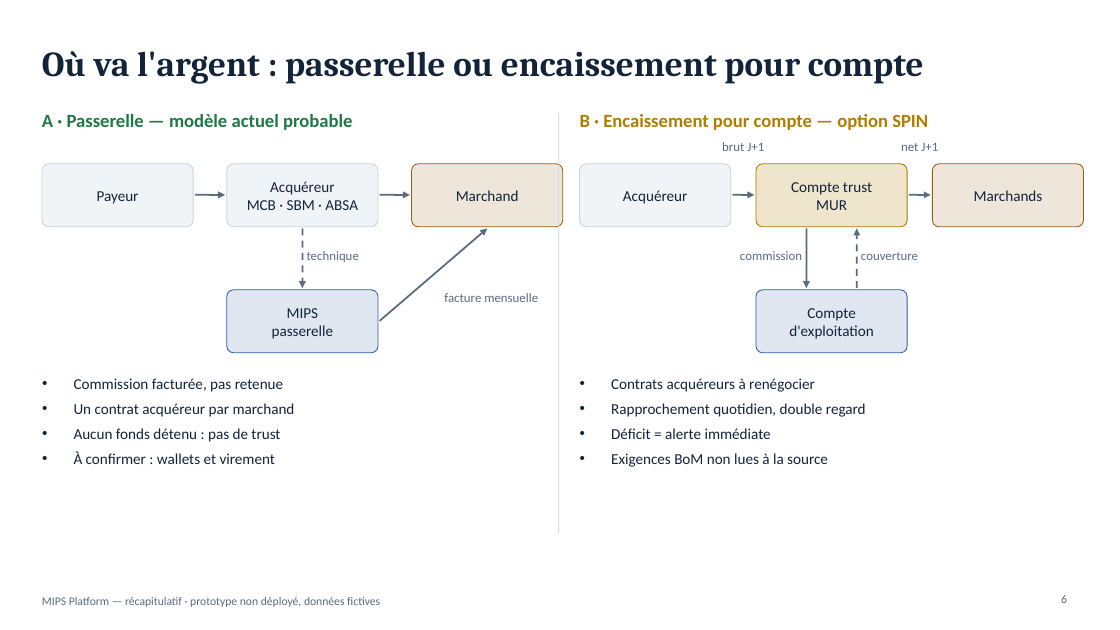
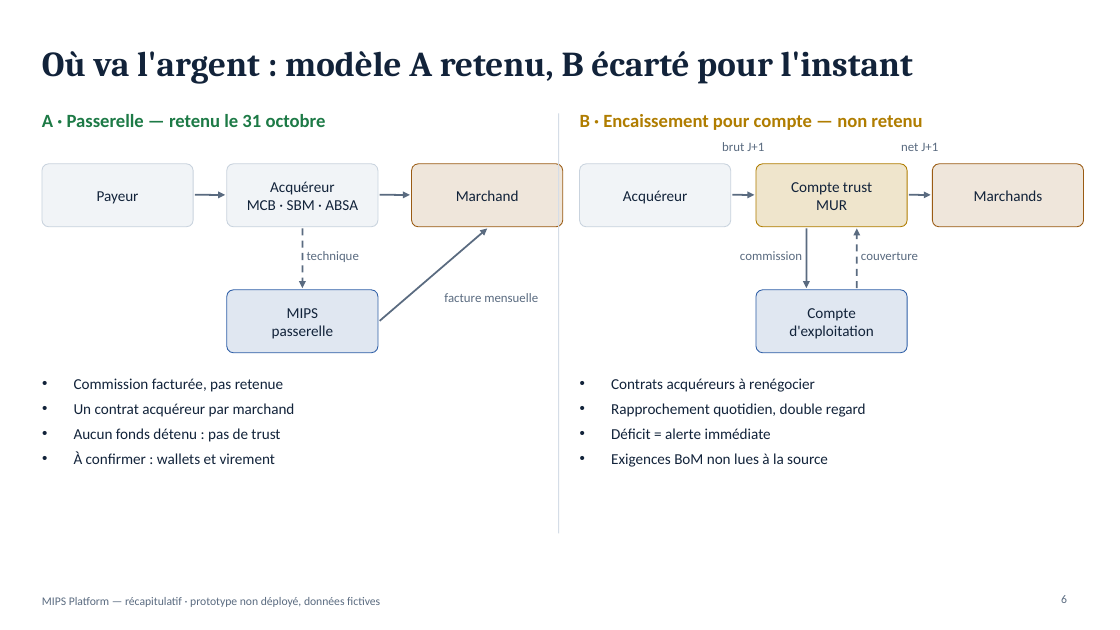
Before and after one commit to fmassonmips/mips-platform, a slide deck: slide 6 of outputs/recap/MIPS-recapitulatif.pptx. Drawn at 1120x630 pixels with LibreOffice and Linux fonts; fonts in the diff are those of the drawing. Boxes give left, top, right and bottom in pixels: in the first picture for what was removed or moved away, otherwise in the second. Text is boxed around its words. In the diff, an @@ line names an element or a change of style, - is before the commit and + after.

```diff
--- a/outputs/recap/MIPS-recapitulatif.pptx
+++ b/outputs/recap/MIPS-recapitulatif.pptx
@@ title at (42, 51, 913, 84): text changed @@
-Où va l'argent : passerelle ou encaissement pour compte
+Où va l'argent : modèle A retenu, B écarté pour l'instant
@@ text at (42, 114, 326, 127): text changed @@
-A · Passerelle — modèle actuel probable
+A · Passerelle — retenu le 31 octobre
@@ text at (580, 114, 922, 130): text changed @@
-B · Encaissement pour compte — option SPIN
+B · Encaissement pour compte — non retenu
```
Also in this commit, not shown: 5 other slides changed, 3 other files.
